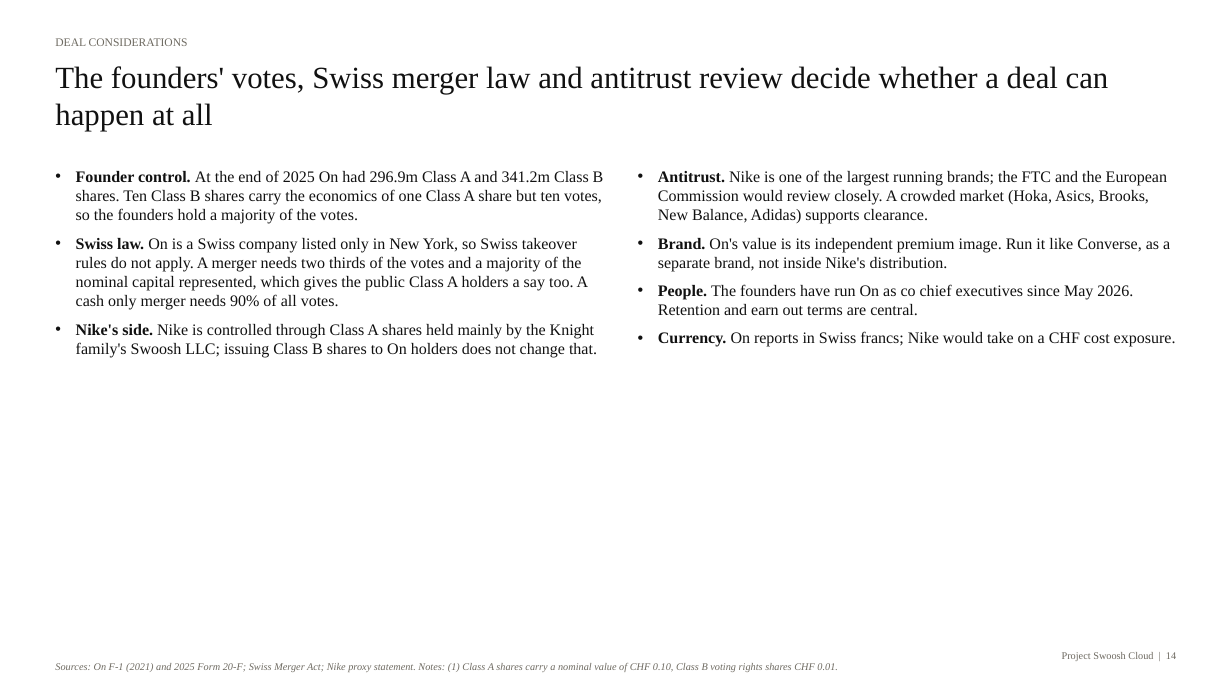
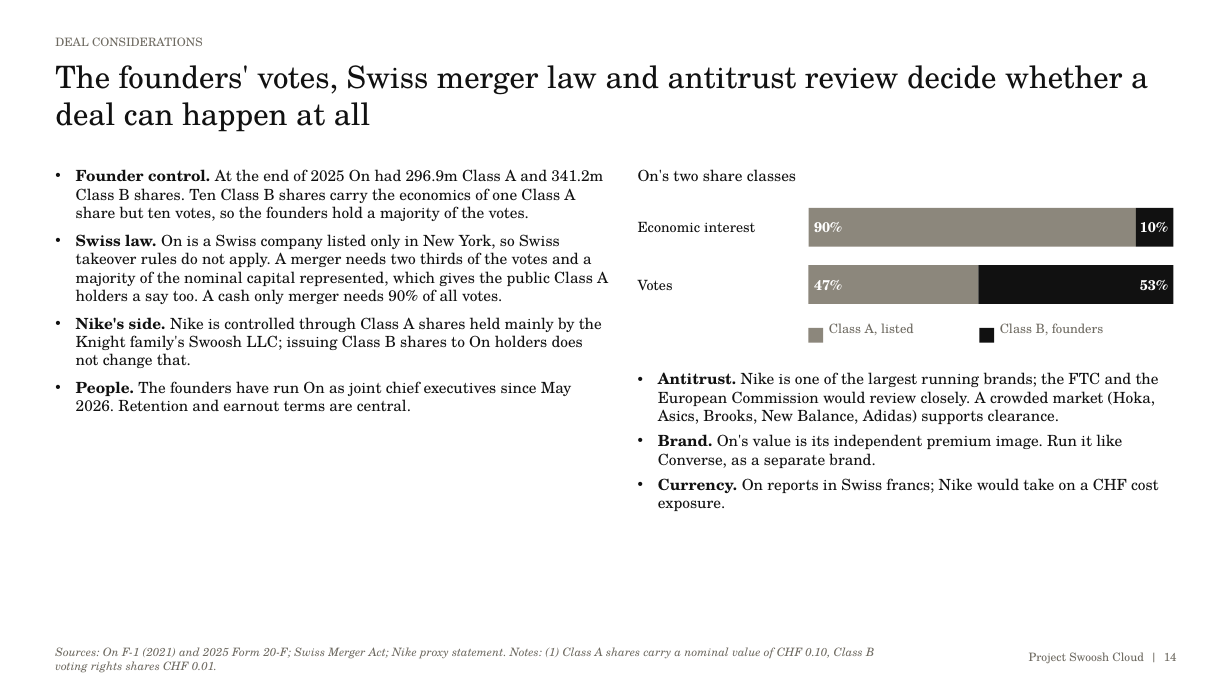
Before and after one commit to pascalielric/financelab, a slide deck: slide 14 of downloads/Nike_On_Merger_Deck.pptx. Drawn at 1232x693 pixels with LibreOffice and Linux fonts; fonts in the diff are those of the drawing. Boxes give left, top, right and bottom in pixels: in the first picture for what was removed or moved away, otherwise in the second. Text is boxed around its words. In the diff, an @@ line names an element or a change of style, - is before the commit and + after.

```diff
--- a/downloads/Nike_On_Merger_Deck.pptx
+++ b/downloads/Nike_On_Merger_Deck.pptx
@@ text "DEAL CONSIDERATIONS" at bbox=[55, 37, 203, 46]: font Times New Roman to TeX Gyre Schola @@
@@ text "The founders' votes, Swiss merger ..." at bbox=[55, 65, 1148, 132]: font Times New Roman to TeX Gyre Schola @@
@@ text at bbox=[76, 169, 608, 368]: size 12.5 to 12 pt, font Times New Roman to TeX Gyre Schola in "Founder control. At the end of 2025 ...", "Swiss law. On is a Swiss company ...", "Nike's side. Nike is controlled through Class ..." @@
@@ text added at bbox=[638, 169, 796, 182], 12 pt, text #111111 @@
+On's two share classes
@@ rectangle added at bbox=[809, 208, 1136, 247], fill #8C877C @@
@@ rectangle added at bbox=[1136, 208, 1174, 247], fill #111111 @@
@@ text added at bbox=[638, 221, 755, 232], 11 pt, text #111111 @@
+Economic interest
@@ text added at bbox=[814, 222, 842, 232], 11 pt, text #FFFFFF, bold @@
+90%
@@ text added at bbox=[1140, 222, 1168, 232], 11 pt, text #FFFFFF, bold @@
+10%
@@ rectangle added at bbox=[809, 265, 979, 304], fill #8C877C @@
@@ rectangle added at bbox=[979, 265, 1174, 304], fill #111111 @@
@@ text added at bbox=[638, 279, 673, 290], 11 pt, text #111111 @@
+Votes
@@ text added at bbox=[814, 280, 842, 290], 11 pt, text #FFFFFF, bold @@
+47%
@@ text added at bbox=[1140, 280, 1168, 291], 11 pt, text #FFFFFF, bold @@
+53%
@@ rectangle added at bbox=[809, 328, 823, 343], fill #8C877C @@
@@ text added at bbox=[829, 323, 914, 335], 10 pt, text #6E6A61 @@
+Class A, listed
@@ rectangle added at bbox=[980, 328, 994, 343], fill #111111 @@
@@ text added at bbox=[1000, 323, 1103, 335], 10 pt, text #6E6A61 @@
+Class B, founders
@@ text at bbox=[76, 381, 572, 412]: paragraph added @@
+• People. The founders have run On as joint chief executives since May 2026. Retention and earnout terms are central.
@@ text "Antitrust. Nike is one of ...": place and size @@
-text "Antitrust. Nike is one of ..." at bbox=[658, 170, 1176, 347]
+text "Antitrust. Nike is one of ..." at bbox=[658, 372, 1159, 511]
@@ text at bbox=[658, 372, 1159, 511]: size 12.5 to 12 pt, font Times New Roman to TeX Gyre Schola in "Antitrust. Nike is one of the largest ...", "Currency. On reports in Swiss francs; Nike ..."; less space between paragraphs @@
@@ text at bbox=[658, 434, 1122, 468]: text changed; size 12.5 to 12 pt; font Times New Roman to TeX Gyre Schola @@
-• Brand. On's value is its independent premium image. Run it like Converse, as a separate brand, not inside Nike's distribution.
-• People. The founders have run On as co chief executives since May 2026. Retention and earn out terms are central.
+• Brand. On's value is its independent premium image. Run it like Converse, as a separate brand.
@@ text "Sources: On F-1 (2021) and ..." at bbox=[55, 647, 874, 673]: size 8 to 9 pt, font Times New Roman to TeX Gyre Schola @@
@@ text "Project Swoosh Cloud | 14" at bbox=[1029, 652, 1177, 664]: size 8 to 9 pt, font Times New Roman to TeX Gyre Schola @@
```
Also in this commit, not shown: 15 other slides changed, 11 other files.
